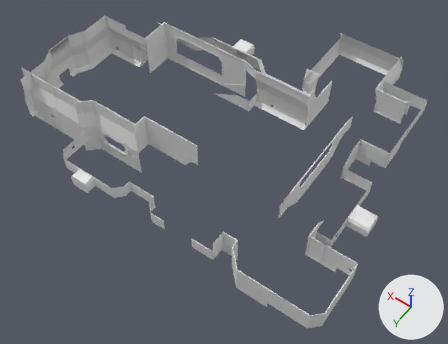
The FBX model Assets/Meshes/Environment/ModularKits/Arena_001/Arena_001_Walls.fbx, before and after one commit.
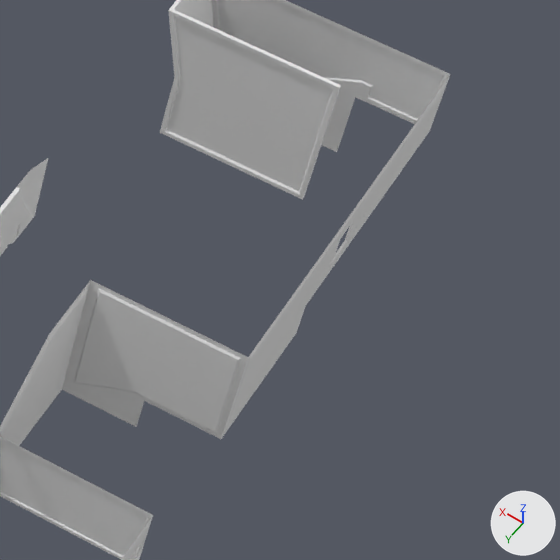
Each version is shown whole from a camera (50 mm lens) standing at (-71.5, 86.6, 124.8) and looking at (-12.6, 4.2, -4.7), then close up on the part from 77% to 100% of the width and 25% to 55% of the height. The axes (+X, +Y, +Z) are drawn at lower right. The lights are the same throughout. Materials are left out; every surface is plain grey. Where no turn or scale is listed for an object, it has been applied to the vertices. Vertices at the same position are counted once.

In view in the first close-up: 'Arena_001_Walls_'.
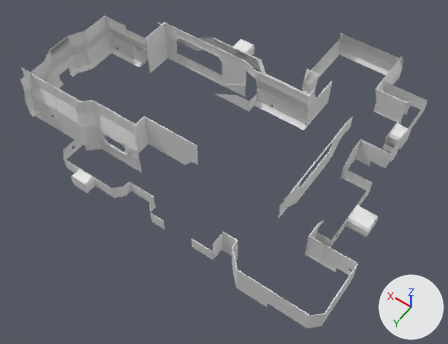
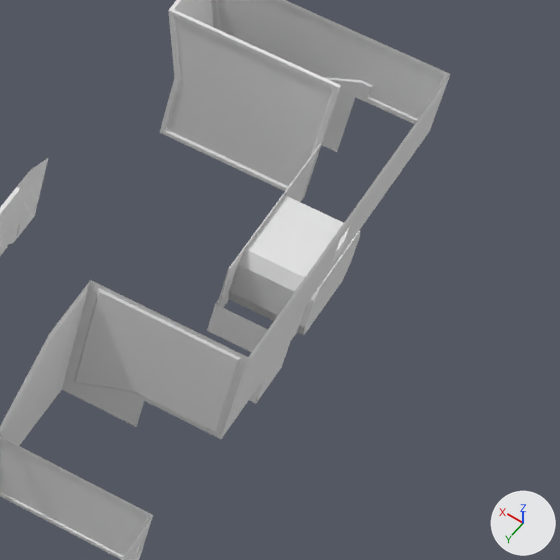
Where the newer file only moved an object's origin or applied its transform, the numbers keep the older frame.

Boxes [x1, y1, x2, y2] around the edits, measured in the close-ups (560 x 560 px):
part 1 of me_arena_001_walls_glasspanel, added: after [160, 86, 360, 404]

Edits to the bpy script that builds the scene:
```text
Change me_arena_001_walls_glasspanel:
    used by ob_arena_001_walls; location = (-14.0, 30.1, 3.0)
    remove me_arena_001_walls_glasspanel.from_pydata(...)  # 11153 vertices, 9170 faces; spans x -42.2..56.2, y -80.2..2.7, z -6.0..12.0
    add me_arena_001_walls_glasspanel.from_pydata(...)  # 11210 vertices, 9212 faces; spans x -42.2..56.2, y -80.2..2.7, z -6.0..12.0
    me_arena_001_walls_glasspanel part 1: 104 vertices added at x -34.0..-29.9, y -64.1..-50.1, z -3.0..1.0
```
